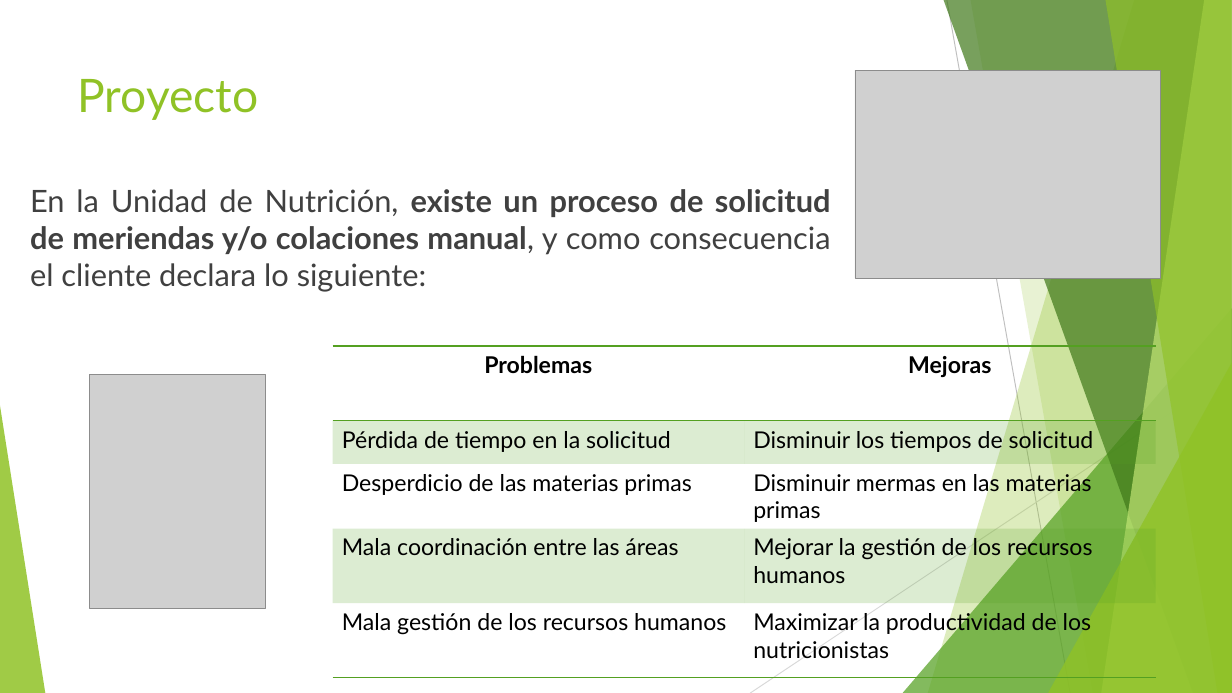
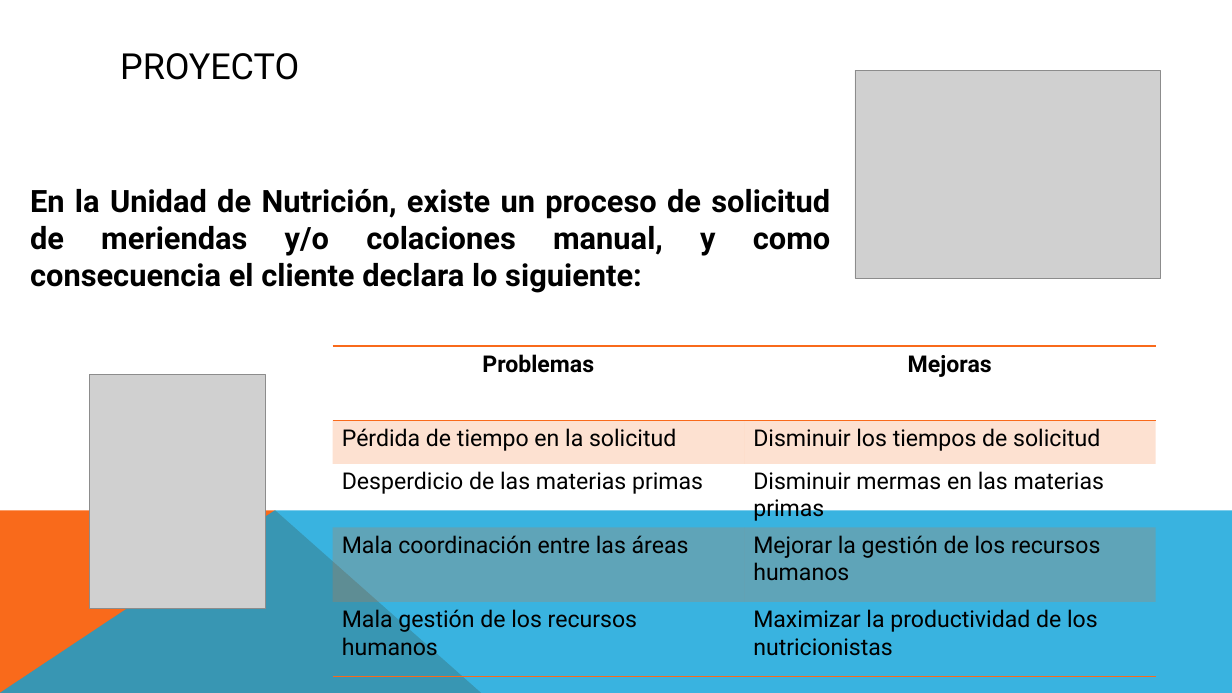
Before and after one commit to food-aid/Seminario, a slide deck: slide 4 of Food-Aid.pptx. Drawn at 1232x693 pixels with LibreOffice and Linux fonts; fonts in the diff are those of the drawing; grey boxes stand for pictures. Boxes give left, top, right and bottom in pixels: in the first picture for what was removed or moved away, otherwise in the second. Text is boxed around its words. In the diff, an @@ line names an element or a change of style, - is before the commit and + after.

```diff
--- a/Food-Aid.pptx
+++ b/Food-Aid.pptx
@@ title "PROYECTO" at bbox=[120, 53, 299, 80]: vertical alignment top to middle @@
@@ title at bbox=[120, 53, 299, 80]: text changed; size 36 to 28 pt; font Lato to Roboto; text colour #90C226 to #000000 @@
-Proyecto
+PROYECTO
@@ text "En la Unidad de Nutrición, ..." at bbox=[30, 189, 831, 293]: font Lato to Roboto, text colour #404040 to #000000; bold on in "En la Unidad de Nutrición, manual, y ..."; less space between paragraphs @@
@@ table at bbox=[333, 346, 1155, 677] @@
@@ fill #54A021 at 20% opacity to #F96A1B at 20% opacity in 4 cells @@
@@ font Lato to Roboto @@
@@ borders changed @@
@@ group removed at bbox=[0, 0, 1232, 693]: 5 freeform shapes, 3 triangles, 2 lines @@
@@ freeform shape added at bbox=[0, 510, 482, 693], fill #F96A1B @@
@@ freeform shape added at bbox=[0, 510, 1232, 693], fill #08A1D9 at 80% opacity @@
```
Also in this commit, not shown: 11 other slides changed.
